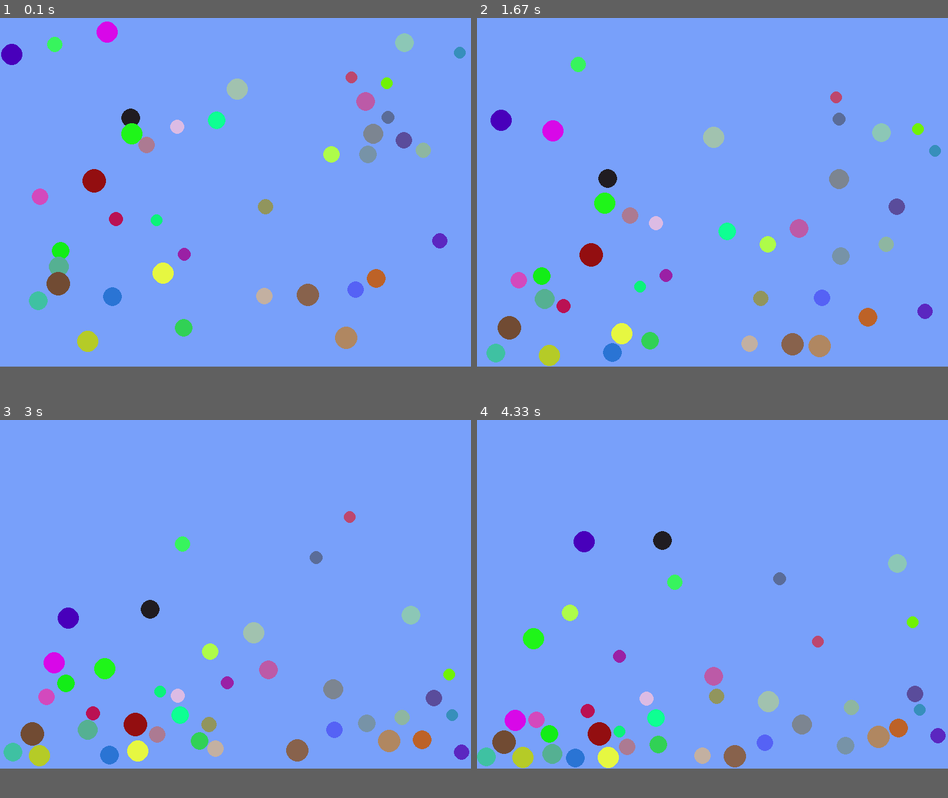
Above: before the commit, frames 1-4 (two rows, left to right).
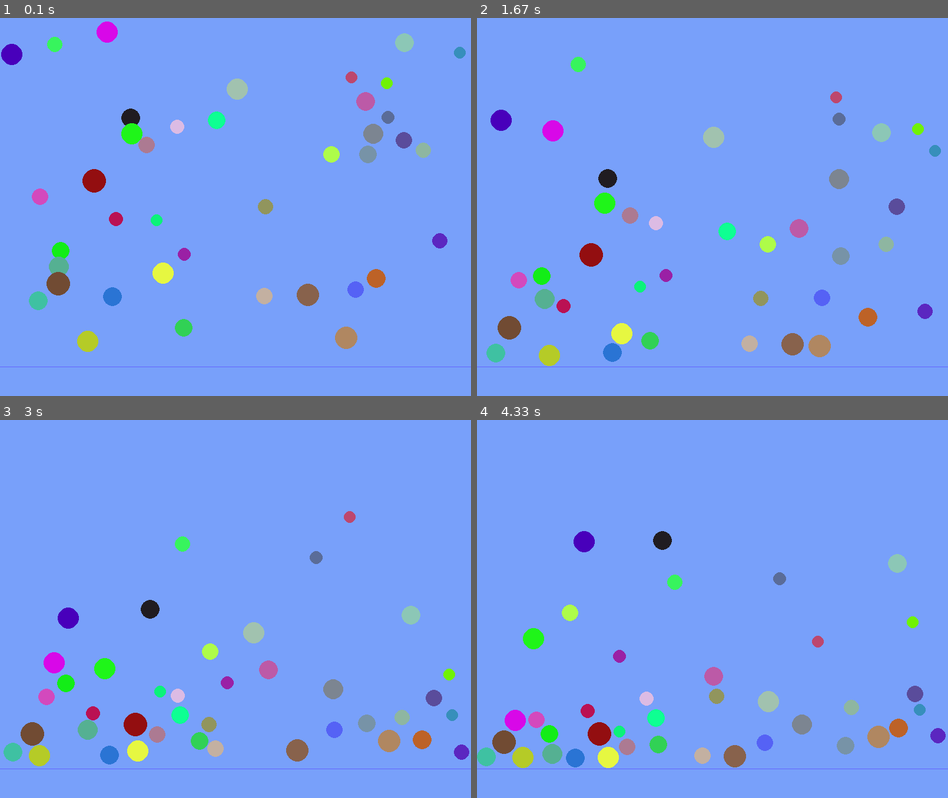
Above: after the commit, the same moments.

Repository: maciejbac/pyGame
Game: pygame game, started from main.py
Same seed, same stepped clock (60 frames per second), same inputs: the game is played once before the commit and once after it.
Inputs (mouse positions are in pixels of both pictures, inside the frame that each line leads up to):
- Up to frame 1 (0.1 s): no input
- Up to frame 2 (1.67 s): no input
- Up to frame 3 (3 s): click (400, 707) at 2.88 s
- Up to frame 4 (4.33 s): click (599, 673) at 3.72 s
In our replay, the window is 800x600 before the commit and 800x650 after it. These sizes can differ from the game's own. Grey fills any space a smaller window leaves; there, only what the larger window draws over its background counts as a difference.

The runs differ from the first frame. In frame 1, 0.2% of the frame differs, in the area x 0-100%, y 92-93%; in frame 2, 0.2%; in frame 3, 0.2%; in frame 4, 0.2%.

Commit message:
Added line at the bottom of the screen

Diff:
--- a/main.py
+++ b/main.py
@@ -19,7 +19,7 @@
 particle_max_size = 20
 
 # Initialize the screen object
-screen = pygame.display.set_mode((width, height))
+screen = pygame.display.set_mode((width, height + 50))
 
 # Initialize empty particle array
 my_particles = []
@@ -170,4 +170,5 @@
             collide(particle, particle2)
 
     # Swap the frame buffer
+    pygame.draw.line(screen, (100, 100, 255), (0, height), (width, height))
     pygame.display.flip()
